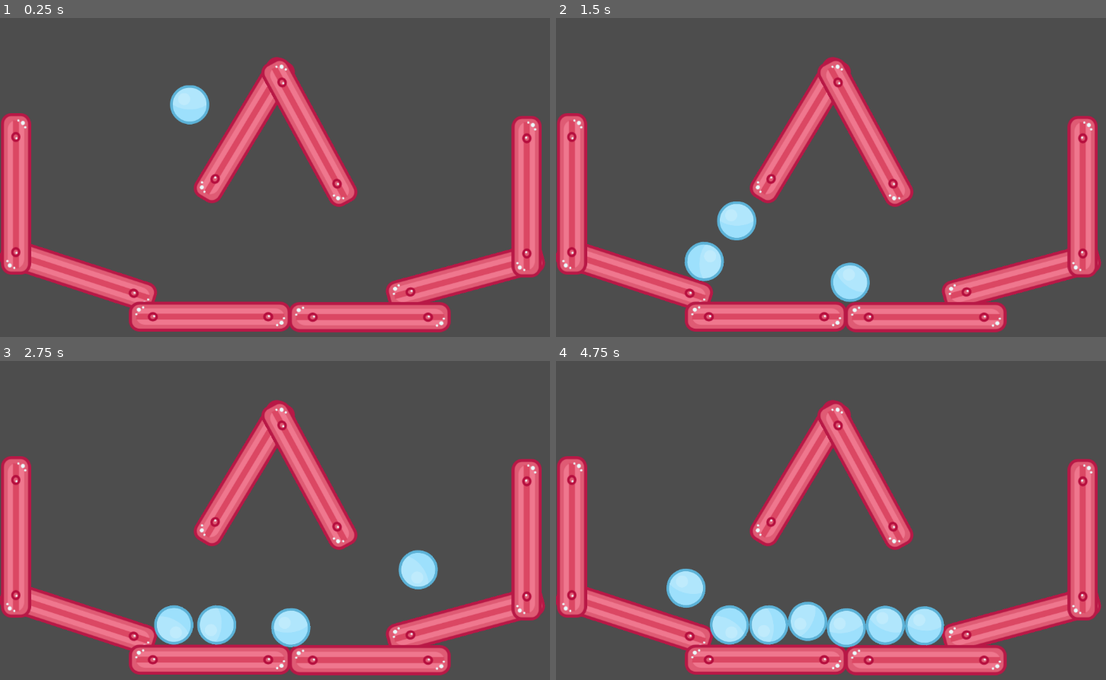
Above: before the commit, frames 1-4 (two rows, left to right).
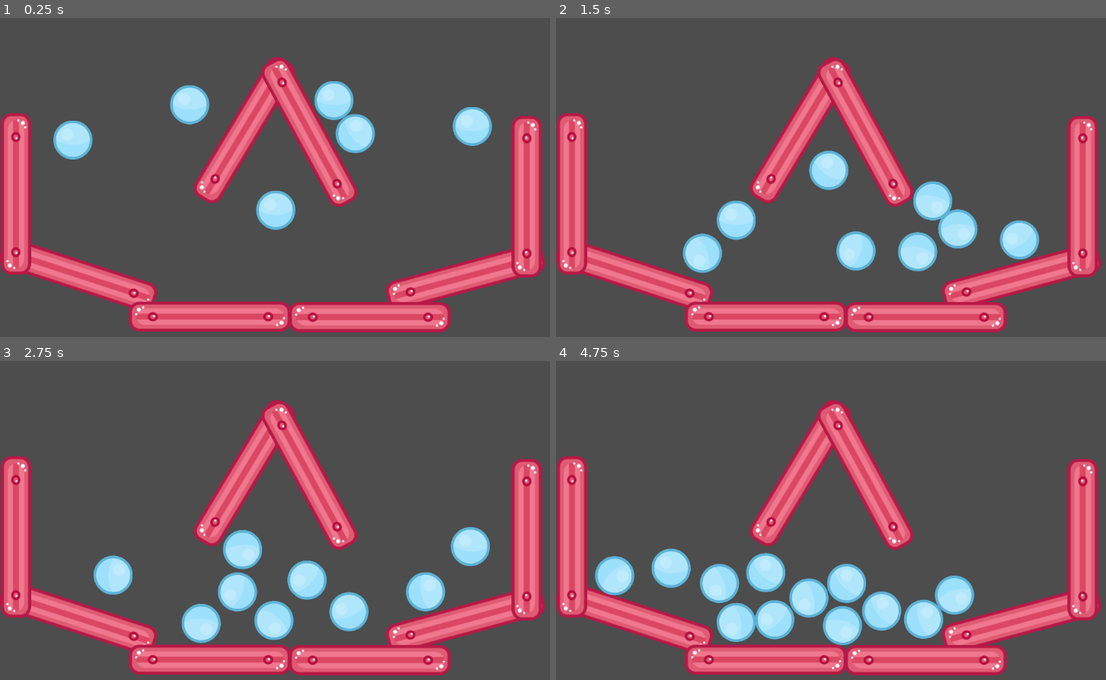
Above: after the commit, the same moments.

Repository: FanatuXx/GodotBallExo
Game: Godot game, scene res://Main.tscn
Two runs of this game, one before a commit and one after it. Both use one fixed random seed, a clock stepped at 60 frames per second and the inputs below.
Inputs (mouse positions are in pixels of both pictures, inside the frame that each line leads up to):
- Up to frame 1 (0.25 s): no input
- Up to frame 2 (1.5 s): move the mouse to (996, 171) at 0.52 s; press the mouse at (996, 171) at 0.53 s; move the mouse to (737, 203) at 1.27 s; release the mouse at (737, 203) at 1.28 s; click (737, 203) at 1.35 s
- Up to frame 3 (2.75 s): move the mouse to (363, 453) at 2.02 s; press the mouse at (363, 453) at 2.03 s
- Up to frame 4 (4.75 s): move the mouse to (831, 597) at 2.77 s; release the mouse at (831, 597) at 2.78 s; click (831, 597) at 2.85 s; move the mouse to (1045, 581) at 3.52 s; press the mouse at (1045, 581) at 3.53 s; move the mouse to (677, 479) at 4.27 s; release the mouse at (677, 479) at 4.28 s; click (677, 479) at 4.35 s

The runs differ from the first frame. In frame 1, 3.5% of the frame differs, in the area x 9-90%, y 19-67%; in frame 2, 5.5%; in frame 3, 7.6%; in frame 4, 8.2%, in the area x 7-77%, y 58-90%.

Commit message:
Adding more balls and changing bounciness

Diff:
--- a/Ball.tscn
+++ b/Ball.tscn
@@ -1,19 +1,20 @@
-[gd_scene load_steps=4 format=3 uid="uid://dm5jrnxmxnuof"]
+[gd_scene format=3 uid="uid://dm5jrnxmxnuof"]
 
 [ext_resource type="Texture2D" uid="uid://dv6rx85s1gy3i" path="res://assets/ballBlue_10.png" id="1"]
 
 [sub_resource type="PhysicsMaterial" id="1"]
+bounce = 0.5
 
 [sub_resource type="CircleShape2D" id="2"]
 radius = 37.1452
 
-[node name="Ball" type="RigidBody2D"]
+[node name="Ball" type="RigidBody2D" unique_id=1075890247]
 physics_material_override = SubResource("1")
 gravity_scale = 4.0
 
-[node name="Sprite2D" type="Sprite2D" parent="."]
+[node name="Sprite2D" type="Sprite2D" parent="." unique_id=1330818738]
 scale = Vector2(0.5, 0.5)
 texture = ExtResource("1")
 
-[node name="CollisionShape2D" type="CollisionShape2D" parent="."]
+[node name="CollisionShape2D" type="CollisionShape2D" parent="." unique_id=333405926]
 shape = SubResource("2")
--- a/Main.tscn
+++ b/Main.tscn
@@ -134,3 +134,18 @@
 
 [node name="Ball" parent="." unique_id=1158874253 instance=ExtResource("2")]
 position = Vector2(359, 55)
+
+[node name="Ball2" parent="." unique_id=733381730 instance=ExtResource("2")]
+position = Vector2(632, 47)
+
+[node name="Ball3" parent="." unique_id=2054540643 instance=ExtResource("2")]
+position = Vector2(894, 96)
+
+[node name="Ball4" parent="." unique_id=554755742 instance=ExtResource("2")]
+position = Vector2(138, 122)
+
+[node name="Ball5" parent="." unique_id=703154311 instance=ExtResource("2")]
+position = Vector2(632, 152)
+
+[node name="Ball6" parent="." unique_id=526086688 instance=ExtResource("2")]
+position = Vector2(522, 255)
